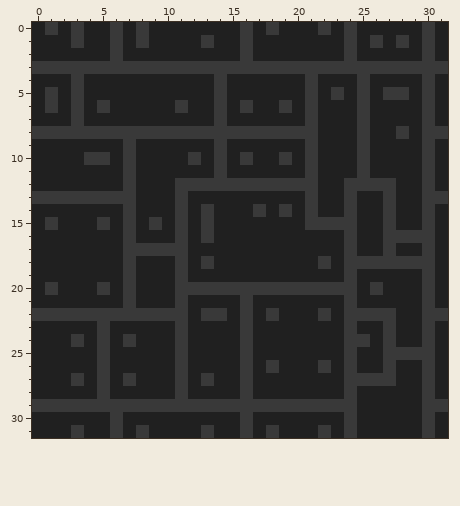
Pixel-art file -- assets/tiles.aseprite. That is the earlier state.
32x32 pixels, 1 frame.
Now the later version:
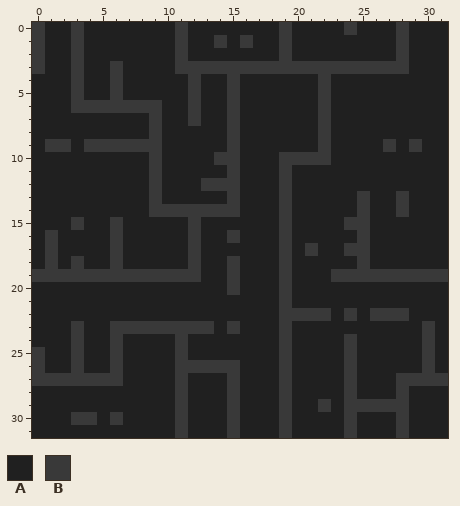
Palette (. is transparent): A #202020  B #393939
Changes in this commit:
layer "Layer 2" added
layer "Layer 1" removed
--- layer "Layer 2"
@@ x 0..31 @@
- 0 ABABAABABAAAAAAABABAAABABAAAAABA
- 1 AAABAABABAAAABAABAAAAAAABABABABA
- 2 AAAAAABAAAAAAAAABAAAAAAABAAAAABA
- 3 BBBBBBBBBBBBBBBBBBBBBBBBBBBBBBBB
- 4 AAABAAAAAAAAAABAAAAAABAAABAAAABA
- 5 ABABAAAAAAAAAABAAAAAABABABABBABA
- 6 ABABABAAAAABAABABAABABAAABAAAABA
- 7 AAABAAAAAAAAAABAAAAAABAAABAAAABA
- 8 BBBBBBBBBBBBBBBBBBBBBBAAABAABABB
- 9 AAAAAAABAAAAAABAAAAAABAAABAAAABA
-10 AAAABBABAAAABABABAABABAAABAAAABA
-11 AAAAAAABAAAAAABAAAAAABAAABAAAABA
-12 AAAAAAABAAABBBBBBBBBBBAABBBBAABA
-13 BBBBBBBBAAABAAAAAAAAABAABAABAABB
-14 AAAAAAABAAABABAAABABABAABAABAABA
-15 ABAAABABABABABAAAAAAABBBBAABAABA
-16 AAAAAAABAAABABAAAAAAAAAABAABBBBA
-17 AAAAAAABBBBBAAAAAAAAAAAABAABAABA
-18 AAAAAAABAAABABAAAAAAAABABBBBBBBA
-19 AAAAAAABAAABAAAAAAAAAAAABAAAAABA
-20 ABAAABABAAABBBBBBBBBBBBBBABAAABA
-21 AAAAAAABAAABAAAABAAAAAAABAAAAABA
-22 BBBBBBBBBBBBABBABABAAABABBBBAABB
-23 AAAAABAAAAABAAAABAAAAAAABAABAABA
-24 AAABABABAAABAAAABAAAAAAABBABAABA
-25 AAAAABAAAAABAAAABAAAAAAABAABBBBA
-26 AAAAABAAAAABAAAABABAAABABAABAABA
-27 AAABABABAAABABAABAAAAAAABBBBAABA
-28 AAAAABAAAAABAAAABAAAAAAABAAAAABA
-29 BBBBBBBBBBBBBBBBBBBBBBBBBAAAAABB
-30 AAAAAABAAAAAAAAABAAAAAAABAAAAABA
-31 AAABAABABAAAABAABABAAABABAAAAABA
+ 0 BAABAAAAAAABAAAAAAABAAAABAAABAAA
+ 1 BAABAAAAAAABAABABAABAAAAAAAABAAA
+ 2 BAABAAAAAAABAAAAAAABAAAAAAAABAAA
+ 3 BAABAABAAAABBBBBBBBBBBBBBBBBBAAA
+ 4 AAABAABAAAAABAABAAAAAABAAAAAAAAA
+ 5 AAABAABAAAAABAABAAAAAABAAAAAAAAA
+ 6 AAABBBBBBBAABAABAAAAAABAAAAAAAAA
+ 7 AAAAAAAAABAABAABAAAAAABAAAAAAAAA
+ 8 AAAAAAAAABAAAAABAAAAAABAAAAAAAAA
+ 9 ABBABBBBBBAAAAABAAAAAABAAAABABAA
+10 AAAAAAAAABAAAABBAAABBBBAAAAAAAAA
+11 AAAAAAAAABAAAAABAAABAAAAAAAAAAAA
+12 AAAAAAAAABAAABBBAAABAAAAAAAAAAAA
+13 AAAAAAAAABAAAAABAAABAAAAABAABAAA
+14 AAAAAAAAABBBBBBBAAABAAAAABAABAAA
+15 AAABAABAAAAABAAAAAABAAAABBAAAAAA
+16 ABAAAABAAAAABAABAAABAAAAABAAAAAA
+17 ABAAAABAAAAABAAAAAABABAABBAAAAAA
+18 ABABAABAAAAABAABAAABAAAAABAAAAAA
+19 BBBBBBBBBBBBBAABAAABAAABBBBBBBBB
+20 AAAAAAAAAAAAAAABAAABAAAAAAAAAAAA
+21 AAAAAAAAAAAAAAAAAAABAAAAAAAAAAAA
+22 AAAAAAAAAAAAAAAAAAABBBBABABBBAAA
+23 AAABAABBBBBBBBABAAABAAAAAAAAAABA
+24 AAABAABAAAABAAAAAAABAAAABAAAAABA
+25 BAABAABAAAABAAAAAAABAAAABAAAAABA
+26 BAABAABAAAABBBBBAAABAAAABAAAAABA
+27 BBBBBBBAAAABAAABAAABAAAABAAABBBB
+28 AAAAAAAAAAABAAABAAABAAAABAAABAAA
+29 AAAAAAAAAAABAAABAAABAABABBBBBAAA
+30 AAABBABAAAABAAABAAABAAAABAAABAAA
+31 AAAAAAAAAAABAAABAAABAAAABAAABAAA
Changed places in both pictures, as pixel boxes (x1, y1, x2, y2):
changed: (32, 22, 448, 438)
